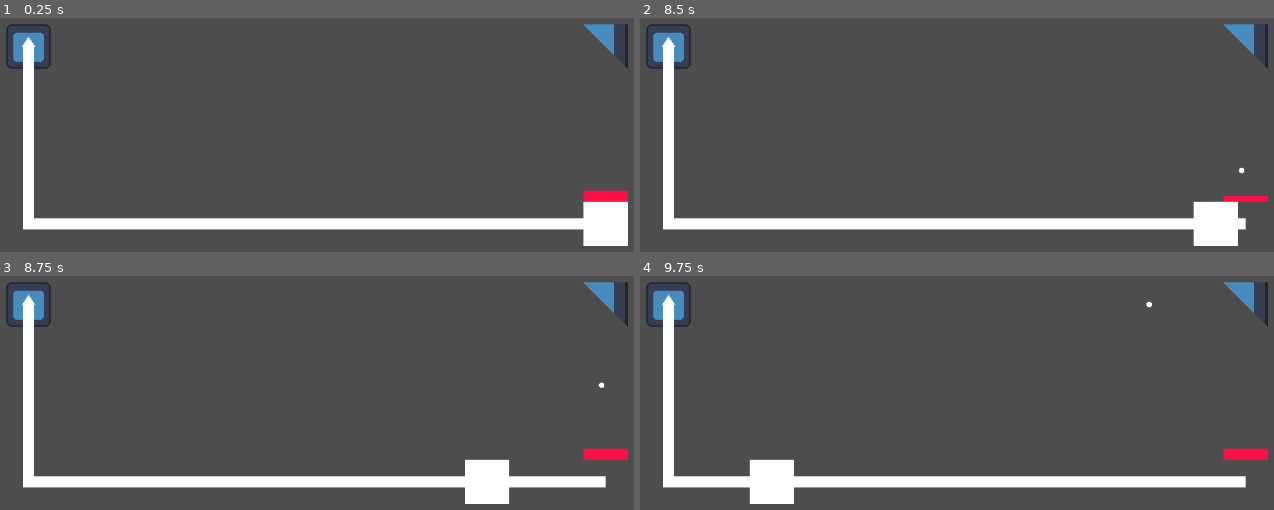
Above: before the commit, frames 1-4 (two rows, left to right).
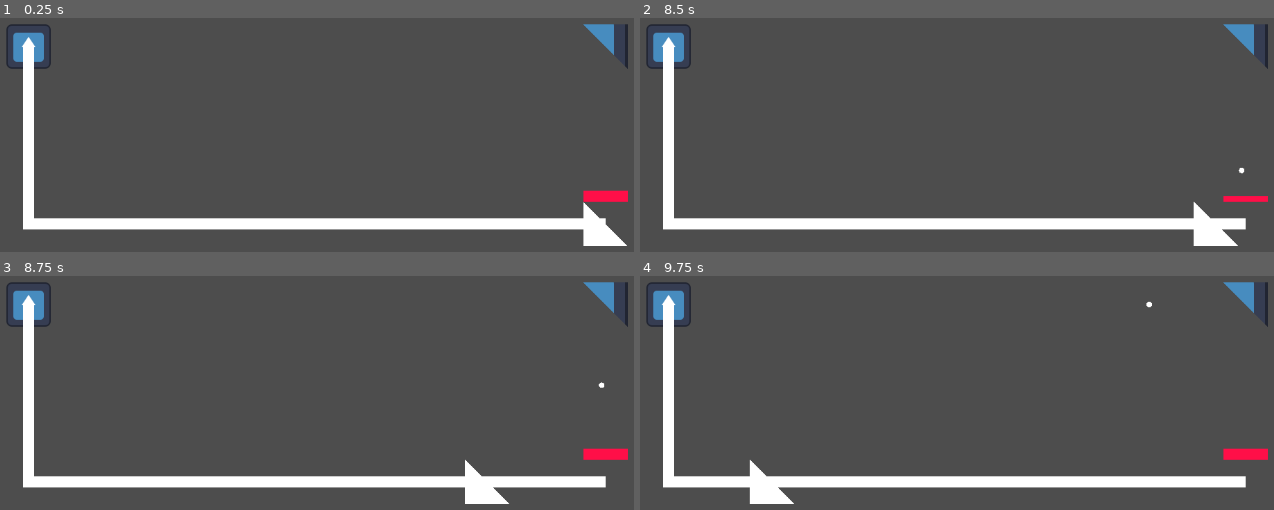
Above: after the commit, the same moments.

Repository: Username4D/signal_quest
Game: Godot game, scene res://scenes/gameplay_view.tscn
Same seed, same stepped clock (60 frames per second), same inputs: the game is played once before the commit and once after it. The project has no main scene, so this scene is started directly. The engine's default icon, where the game draws it, is replaced by a stand-in: a white triangle on a blue panel in a dark square.
Inputs:
- Up to frame 1 (0.25 s): no input
- Up to frame 2 (8.5 s): tap Enter at 0.5, 2, 3.5 s; tap Space at 1.25, 2.75, 4.25 s
- Up to frame 3 (8.75 s): no input
- Up to frame 4 (9.75 s): no input

The runs differ from the first frame. In frame 1, 0.7% of the frame differs, in the area x 91-100%, y 78-98%; in frame 2, 0.5%; in frame 3, 0.5%; in frame 4, 0.5%.

Commit message:
added rounding to collision detection angles, added angled moving walls

Diff:
--- a/scenes/gameplay_view.tscn
+++ b/scenes/gameplay_view.tscn
@@ -2,7 +2,7 @@
 
 [ext_resource type="PackedScene" uid="uid://ca8af6w4i2btf" path="res://scenes/signal_emitter.tscn" id="1_opx44"]
 [ext_resource type="PackedScene" uid="uid://dw036t4flpb1t" path="res://scenes/wall_angled.tscn" id="3_a4xli"]
-[ext_resource type="PackedScene" uid="uid://cgygm3ca3nrxd" path="res://scenes/moveable_body.tscn" id="4_7nf73"]
+[ext_resource type="PackedScene" uid="uid://skyxgx56khx2" path="res://scenes/moveable_body_angled.tscn" id="4_7nf73"]
 [ext_resource type="PackedScene" uid="uid://dy21vot1yevtm" path="res://scenes/button.tscn" id="4_a4xli"]
 
 [node name="gameplay_view" type="Node2D"]
@@ -16,9 +16,10 @@
 [node name="button" parent="." node_paths=PackedStringArray("Target") instance=ExtResource("4_a4xli")]
 position = Vector2(928, 288)
 rotation = 1.5707964
-Target = NodePath("../moveable_body")
+Target = NodePath("../moveable_body_angled")
 
-[node name="moveable_body" parent="." instance=ExtResource("4_7nf73")]
+[node name="moveable_body_angled" parent="." groups=["button"] instance=ExtResource("4_7nf73")]
 position = Vector2(928, 352)
+rotation = 3.1415927
 points = [Vector2(928, 352), Vector2(96, 352), Vector2(96, 96)]
 speed = 512
--- /dev/null
+++ b/scenes/moveable_body_angled.tscn
@@ -0,0 +1,15 @@
+[gd_scene load_steps=2 format=3 uid="uid://skyxgx56khx2"]
+
+[ext_resource type="Script" uid="uid://cj22gbck8o5ag" path="res://scripts/moveable_body.gd" id="1_yii2u"]
+
+[node name="moveable_body_angled" type="AnimatableBody2D" groups=["wall_angled"]]
+script = ExtResource("1_yii2u")
+
+[node name="points" type="Line2D" parent="."]
+width = 16.0
+
+[node name="CollisionPolygon2D" type="CollisionPolygon2D" parent="."]
+polygon = PackedVector2Array(32, 32, 32, -32, -32, -32)
+
+[node name="Polygon2D" type="Polygon2D" parent="."]
+polygon = PackedVector2Array(32, 32, 32, -32, -32, -32)
--- a/scripts/moveable_body.gd
+++ b/scripts/moveable_body.gd
@@ -23,3 +23,6 @@
 	$points.clear_points()
 	for i in points:
 		$points.add_point(i - self.position)
+
+func _ready() -> void:
+	$points.rotation = self.rotation * -1
--- a/scripts/signal.gd
+++ b/scripts/signal.gd
@@ -3,28 +3,33 @@
 const speed = 250
 
 func _physics_process(delta: float) -> void:
-	if self.rotation_degrees >= 0:
+	self.rotation_degrees = round(self.rotation_degrees)
+
+	if self.rotation_degrees >= 360:
 		self.rotation_degrees -= 360
-	if self.rotation_degrees <= -360:
+	if self.rotation_degrees <0:
 		self.rotation_degrees += 360
 	velocity = Vector2(speed * delta, 0).rotated(self.rotation)
 	move_and_collide(velocity)
 	if $ray.is_colliding():
-		print(self.rotation_degrees )
-		print("wall")
+
 		if $ray.get_collider().is_in_group("wall_angled"):
-			if $ray.get_collider().rotation_degrees == self.rotation_degrees:
+			print(round($ray.get_collider().rotation_degrees )== round(self.rotation_degrees))
+			print(round($ray.get_collider().rotation_degrees ), round(self.rotation_degrees))
+			if round($ray.get_collider().rotation_degrees )== round(self.rotation_degrees):
 				self.rotation_degrees += 90
-			elif $ray.get_collider().rotation_degrees - 90 == self.rotation_degrees:
+			elif round($ray.get_collider().rotation_degrees - 90) == round(self.rotation_degrees):
 				self.rotation_degrees += -90
 			else:
 				self.rotation_degrees += 180
+
+
 		elif $ray.get_collider().is_in_group("button"):
 			$ray.get_collider().press()
 			self.rotation_degrees += 180
 		else:
 			self.rotation_degrees += 180
-		self.rotation_degrees = round(self.rotation_degrees)
+	self.rotation_degrees = round(self.rotation_degrees)
 func _input(event: InputEvent) -> void:
 	if Input.is_action_just_pressed("ui_start"):
 		self.queue_free()
